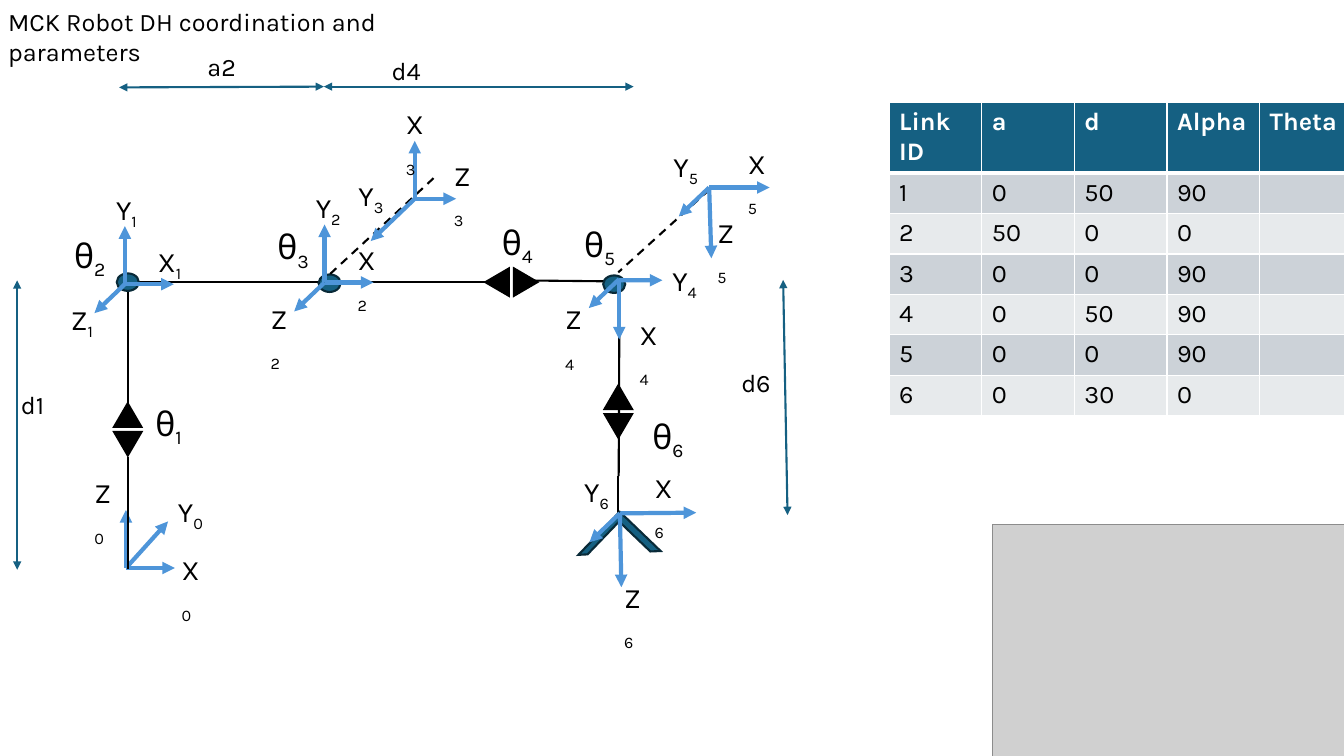
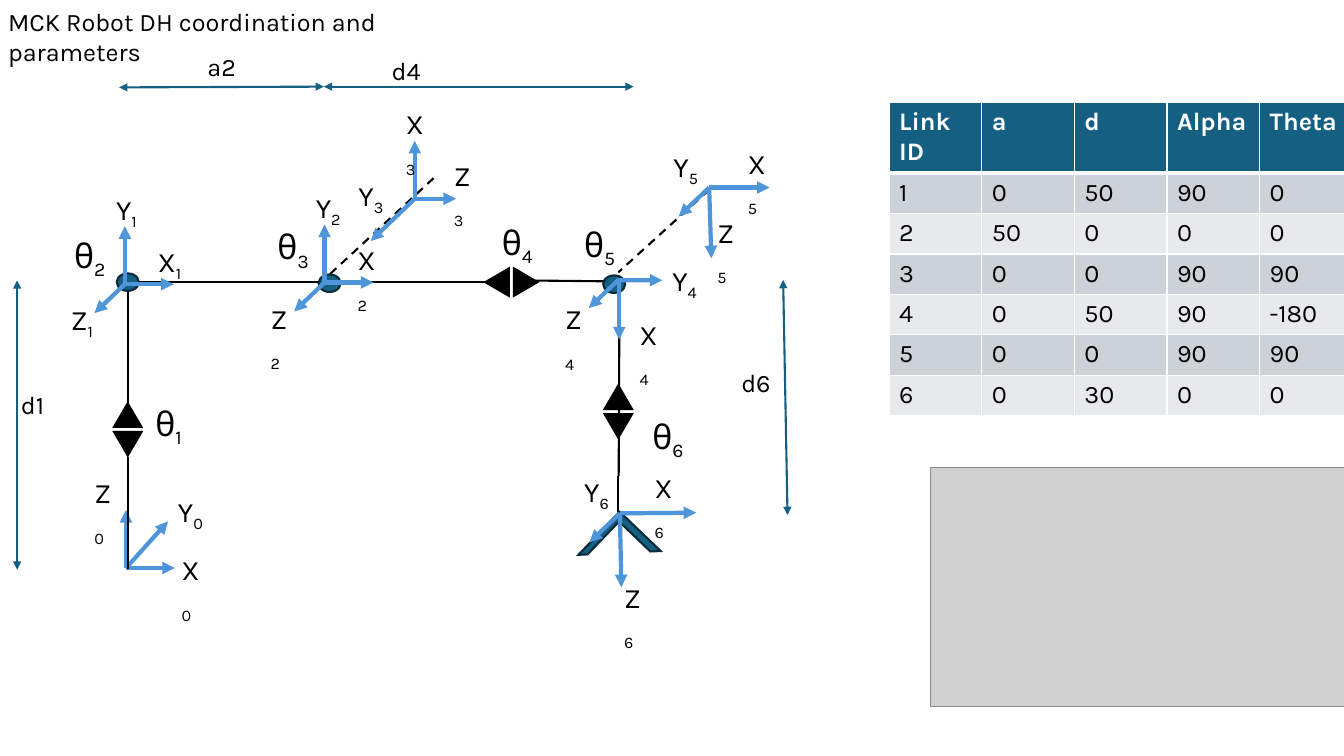
Before and after one commit to weifengh103/MCKRobot, a slide deck: slide 2 of Doc/Denavit-Hartenberg.pptx. Drawn at 1344x756 pixels with LibreOffice and Linux fonts; fonts in the diff are those of the drawing; grey boxes stand for pictures. Boxes give left, top, right and bottom in pixels: in the first picture for what was removed or moved away, otherwise in the second. Text is boxed around its words. In the diff, an @@ line names an element or a change of style, - is before the commit and + after.

```diff
--- a/Doc/Denavit-Hartenberg.pptx
+++ b/Doc/Denavit-Hartenberg.pptx
@@ table at (x1=889, y1=103, x2=1344, y2=415) @@
-row 2, column 5: 
+row 2, column 5: 0
-row 3, column 5: 
+row 3, column 5: 0
-row 4, column 5: 
+row 4, column 5: 90
-row 5, column 5: 
+row 5, column 5: -180
-row 6, column 5: 
+row 6, column 5: 90
-row 7, column 5: 
+row 7, column 5: 0
@@ picture resized from (x1=993, y1=525, x2=1344, y2=756) to (x1=932, y1=468, x2=1344, y2=708) @@
```
Also in this commit, not shown: 2 other slides changed, 5 other files.
